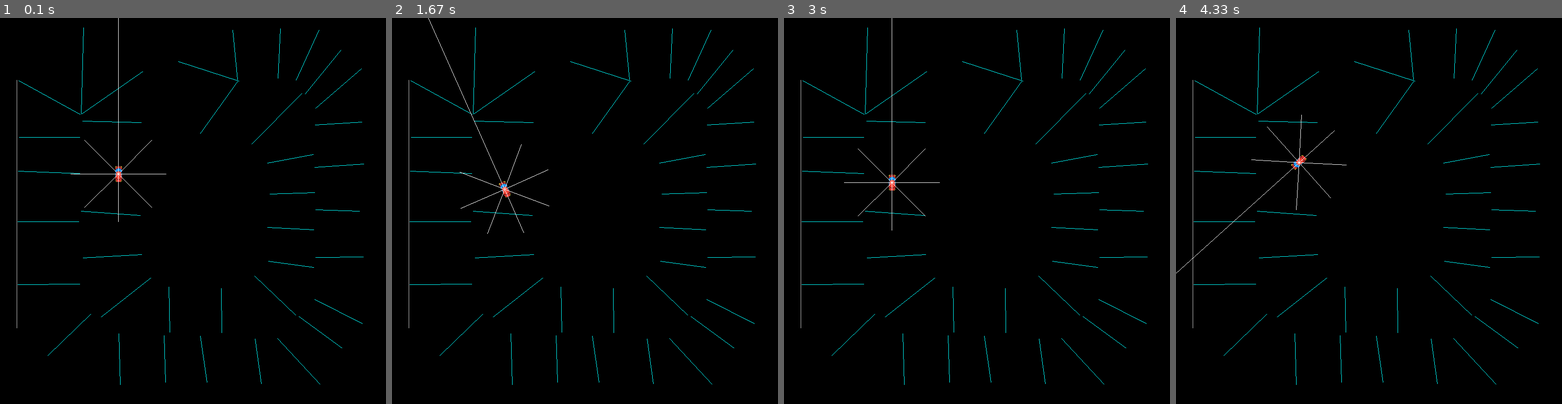
Above: before the commit, frames 1-4 (left to right).
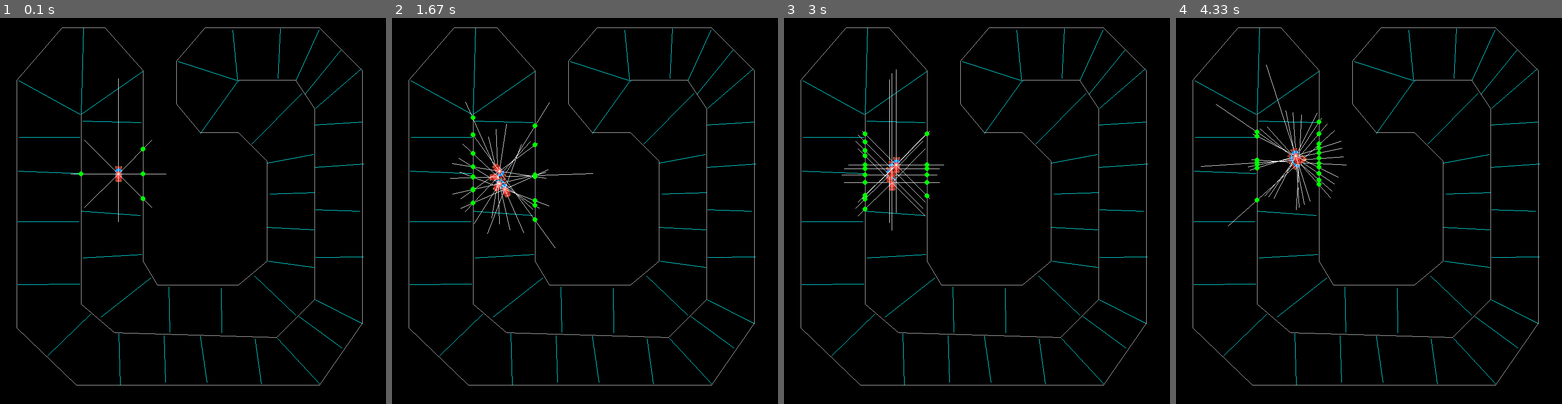
Above: after the commit, the same moments.

Repository: techwithtim/Pygame-Car-Racer
Game: pygame game, started from tutorial2-code/main.py
The game is run twice, just before and just after one commit, with the same random seed, the same clock (stepped at 60 frames per second) and the same inputs.
Inputs:
- Up to frame 1 (0.1 s): no input
- Up to frame 2 (1.67 s): hold D 0.33-0.8 s; hold W 0.83-1.13 s; hold D 1.17-1.63 s
- Up to frame 3 (3 s): hold A 1.67-2.2 s; hold S 2.23-2.53 s; hold A 2.57-2.97 s
- Up to frame 4 (4.33 s): hold W 3-3.37 s; hold D 3.4-4.03 s; hold S from 4.07 s (still down)

The runs differ from the first frame. In frame 1, 0.8% of the frame differs, in the area x 4-94%, y 0-96%; in frame 2, 1.3%; in frame 3, 1.3%; in frame 4, 1.3%.

Commit message:
sensors work perfectly
feat: the sensors are working perfectly, now its time to create the bonus lines.

Diff:
--- a/tutorial2-code/main.py
+++ b/tutorial2-code/main.py
@@ -6,73 +6,73 @@
 GRASS = scale_image(pygame.image.load("imgs/grass.jpg"), 2.5)
 TRACK = scale_image(pygame.image.load("imgs/track.png"), 0.9)
 
-TRACK_LINES = [((35, 130), (35, 650))]
-    # ((35, 650), (160, 770)),
-    # ((160, 770), (670, 770)),
-    # ((670, 770), (760, 640)),
-    # ((760, 640), (760, 110)),
-    # ((760, 110), (670, 20)),
-    # ((670, 20), (430, 20)),
-    # ((170, 200), (170, 600)),
-    # ((170, 600), (240, 660)),
-    # ((240, 660), (580, 670)),
-    # ((580, 670), (660, 590)),
-    # ((660, 590), (660, 190)),
-    # ((35, 130), (130, 20)),
-    # ((130, 20), (220, 20)),
-    # ((220, 20), (300, 110)),
-    # ((300, 110), (300, 510)),
-    # ((430, 20), (370, 90)),
-    # ((370, 90), (370, 180)),
-    # ((370, 180), (420, 240)),
-    # ((420, 240), (500, 240)),
-    # ((660, 190), (620, 130)),
-    # ((620, 130), (500, 130)),
-    # ((500, 240), (560, 300)),
-    # ((560, 300), (560, 510)),
-    # ((560, 510), (500, 560)),
-    # ((500, 560), (330, 560)),
-    # ((330, 560), (300, 510))]
+TRACK_LINES = [((35, 130), (35, 650)),
+    ((35, 650), (160, 770)),
+    ((160, 770), (670, 770)),
+    ((670, 770), (760, 640)),
+    ((760, 640), (760, 110)),
+    ((760, 110), (670, 20)),
+    ((670, 20), (430, 20)),
+    ((170, 200), (170, 600)),
+    ((170, 600), (240, 660)),
+    ((240, 660), (580, 670)),
+    ((580, 670), (660, 590)),
+    ((660, 590), (660, 190)),
+    ((35, 130), (130, 20)),
+    ((130, 20), (220, 20)),
+    ((220, 20), (300, 110)),
+    ((300, 110), (300, 510)),
+    ((430, 20), (370, 90)),
+    ((370, 90), (370, 180)),
+    ((370, 180), (420, 240)),
+    ((420, 240), (500, 240)),
+    ((660, 190), (620, 130)),
+    ((620, 130), (500, 130)),
+    ((500, 240), (560, 300)),
+    ((560, 300), (560, 510)),
+    ((560, 510), (500, 560)),
+    ((500, 560), (330, 560)),
+    ((330, 560), (300, 510))]
 
 BONUS_LINES = [
-((173, 216),(296, 219)),
-((171, 201),(299, 112)),
-((170, 200),(175, 20)),
-((39, 131),(168, 202)),
-((40, 250),(167, 250)),
-((167, 326),(38, 321)),
-((37, 427),(165, 427)),
-((167, 558),(37, 559)),
-((190, 621),(100, 708)),
-((249, 662),(252, 769)),
-((344, 666),(347, 764)),
-((420, 667),(434, 764)),
-((535, 673),(548, 767)),
-((582, 672),(671, 768)),
-((627, 626),(717, 692)),
-((660, 590),(760, 641)),
-((662, 502),(762, 501)),
-((662, 402),(754, 405)),
-((660, 313),(763, 306)),
-((661, 224),(759, 218)),
-((662, 189),(758, 106)),
-((715, 67),(640, 159)),
-((621, 130),(669, 25)),
-((588, 22),(583, 126)),
-((498, 129),(488, 25)),
-((374, 91),(501, 132)),
-((420, 242),(498, 133)),
-((528, 264),(633, 158)),
-((561, 304),(657, 286)),
-((566, 369),(660, 366)),
-((561, 439),(658, 444)),
-((563, 510),(658, 523)),
-((534, 541),(620, 623)),
-((464, 567),(465, 660)),
-((354, 564),(356, 659)),
-((316, 545),(212, 627)),
-((174, 503),(297, 496)),
-((294, 414),(170, 405))]
+((173, 216), (296, 219)),
+((171, 201), (299, 112)),
+((170, 200), (175, 20)),
+((39, 131), (168, 202)),
+((40, 250), (167, 250)),
+((167, 326), (38, 321)),
+((37, 427), (165, 427)),
+((167, 558), (37, 559)),
+((190, 621), (100, 708)),
+((249, 662), (252, 769)),
+((344, 666), (347, 764)),
+((420, 667), (434, 764)),
+((535, 673), (548, 767)),
+((582, 672), (671, 768)),
+((627, 626), (717, 692)),
+((660, 590), (760, 641)),
+((662, 502), (762, 501)),
+((662, 402), (754, 405)),
+((660, 313), (763, 306)),
+((661, 224), (759, 218)),
+((662, 189), (758, 106)),
+((715, 67), (640, 159)),
+((621, 130), (669, 25)),
+((588, 22), (583, 126)),
+((498, 129), (488, 25)),
+((374, 91), (501, 132)),
+((420, 242), (498, 133)),
+((528, 264), (633, 158)),
+((561, 304), (657, 286)),
+((566, 369), (660, 366)),
+((561, 439), (658, 444)),
+((563, 510), (658, 523)),
+((534, 541), (620, 623)),
+((464, 567), (465, 660)),
+((354, 564), (356, 659)),
+((316, 545), (212, 627)),
+((174, 503), (297, 496)),
+((294, 414), (170, 405))]
 
 
 TRACK_BORDER = scale_image(pygame.image.load("imgs/track-border.png"), 0.9)
@@ -145,36 +145,43 @@
         # poi = mask.overlap(car_mask, offset)
 
     def sense(self, win):
-        (x1, y1), (x2, y2) = TRACK_LINES[0]
-        (x3, y3), (x4, y4) = self.sensors[0]
-        x1 = round(x1)
-        x2 = round(x2)
-        x3 = round(x3)
-        x4 = round(x4)
-        y1 = round(y1)
-        y2 = round(y2)
-        y3 = round(y3)
-        y4 = round(y4)
-        print(TRACK_LINES[0], self.sensors[0])
-        if x1 == x2 and x3 == x4:
-            pass
-        elif x1 == x2:
-            print("im here bioa")
-
-            y = ((y4-y3)/(x4-x3)) * (x1 - x3) + y3
-            if min(y1,y2) <= y <= max(y1, y2) and min(x3,x4) <= x1 <= max(x3,x4):
-                pygame.draw.circle(WIN, (0, 255, 0), (x1, y), 5)
-        elif x3 == x4:
-            print("im here bebe")
-            y = ((y2-y1)/x2-x1) * (x3 - x1) + y1
-            print(y)
-            if min(y3,y4) <= y <= max(y3, y4):
-                pygame.draw.circle(WIN, (255,255,255),(x3, y), 5)
-        else:
-            pass
-
-
-
+        points = []
+        for track_line in TRACK_LINES:
+            for sensor in self.sensors:
+                (x1, y1), (x2, y2) = track_line
+                (x3, y3), (x4, y4) = sensor
+                x1 = int(round(x1))
+                x2 = int(round(x2))
+                x3 = int(round(x3))
+                x4 = int(round(x4))
+                y1 = int(round(y1))
+                y2 = int(round(y2))
+                y3 = int(round(y3))
+                y4 = int(round(y4))
+                if (max(x1, x2) < min(x3, x4)) or (min(x1, x2) > max(x3, x4)) or (max(y1, y2) < min(y3, y4)) or (min(y1, y2) > max(y3, y4)):
+                    pass
+                else:
+                    if x1 == x2:
+
+                        y = int(((y4-y3)/(x4-x3)) * (x1 - x3) + y3)
+                        if min(y1, y2) <= y <= max(y1, y2):
+                            # pygame.draw.circle(WIN, (0, 255, 0), (x1, y), 5)
+                            points.append(((0, 255, 0), (x1, y), 5))
+                    elif x3 == x4:
+                        y = int(((y2-y1)/(x2-x1)) * (x3 - x1) + y1)
+                        if min(y3, y4) <= y <= max(y3, y4):
+                            # pygame.draw.circle(WIN, ((255, 0, 0), (x3, y), 5))
+                            points.append(((255, 0, 0), (x3, y), 5))
+                    else:
+                        b1 = ((y2-y1)/(x2-x1))
+                        b2 = ((y4-y3)/(x4-x3))
+                        if b1 != b2:
+                            x = ((b2*x3 - b1*x1 + y1 - y3) / (b2 - b1))
+                            y = (y1 + b1 * (x - x1))
+                            if min(y3, y4) <= y <= max(y3, y4) and min(x3, x4) <= x <= max(x3, x4) and min(x1, x2) <= x <= max(x1, x2):
+                                points.append(((0, 0, 255), (x, y), 5))
+                                # pygame.draw.circle(WIN, (0, 0, 255), (x, y), 5)
+        return points
 
     def reset(self):
         self.x, self.y = self.START_POS
@@ -242,7 +249,7 @@
 
 # Creation of cars
 car_array = []
-for i in range(1, 2):
+for i in range(1, 5):
     temp = PlayerCar(i+5, i+5)
     car_array.append(temp)
 
@@ -262,7 +269,11 @@
 
     for cars in car_array:
         move_car(cars)
-        cars.sense(WIN)
+        points_sensor = cars.sense(WIN)
+        for point in points_sensor:
+            pygame.draw.circle(WIN, *point)
+        pygame.display.update()
+
 
     for car in car_array:
         if car.collide():
--- a/tutorial2-code/utils.py
+++ b/tutorial2-code/utils.py
@@ -23,14 +23,14 @@
     angle += 180
     radians = math.radians(angle)
     x, y = center
-    pygame.draw.line(win, "white", center, (x + 800 * math.sin(radians), y + 800 * math.cos(radians)))
-    sensors_coordinates.append((center,(x + 800 * math.sin(radians), y + 800 * math.cos(radians))))
+    pygame.draw.line(win, "white", center, (x + 200 * math.sin(radians), y + 200 * math.cos(radians)))
+    sensors_coordinates.append((center,(x + 200 * math.sin(radians), y + 200 * math.cos(radians))))
     # sensors_coordinates.append((x + 1000 * math.sin(radians), y + 1000 * math.cos(radians)))
     radians -= math.pi / 4
     for i in range(7):
         x, y = center
         pygame.draw.line(win, "white", center, (x + 100*math.sin(radians), y + 100*math.cos(radians)))
-        sensors_coordinates.append((center,(x + 1000 * math.sin(radians), y + 1000 * math.cos(radians))))
+        sensors_coordinates.append((center,(x + 100 * math.sin(radians), y + 100 * math.cos(radians))))
         # sensors_coordinates.append()
         radians -= math.pi/4
     return sensors_coordinates
